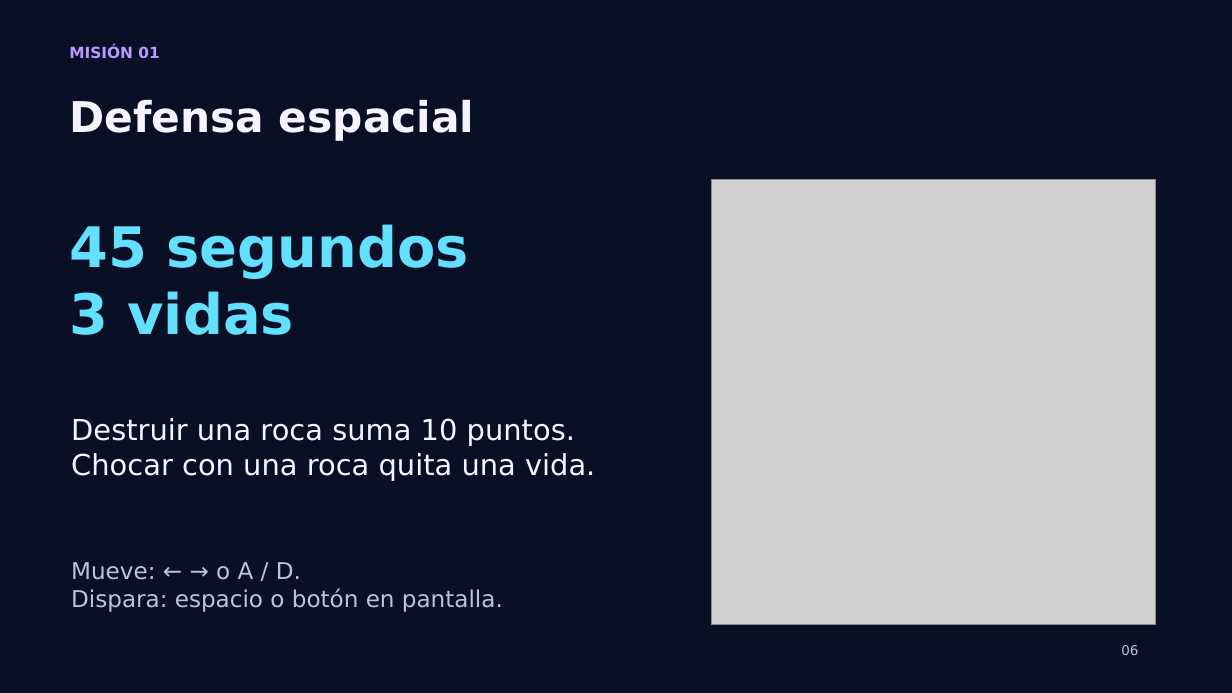
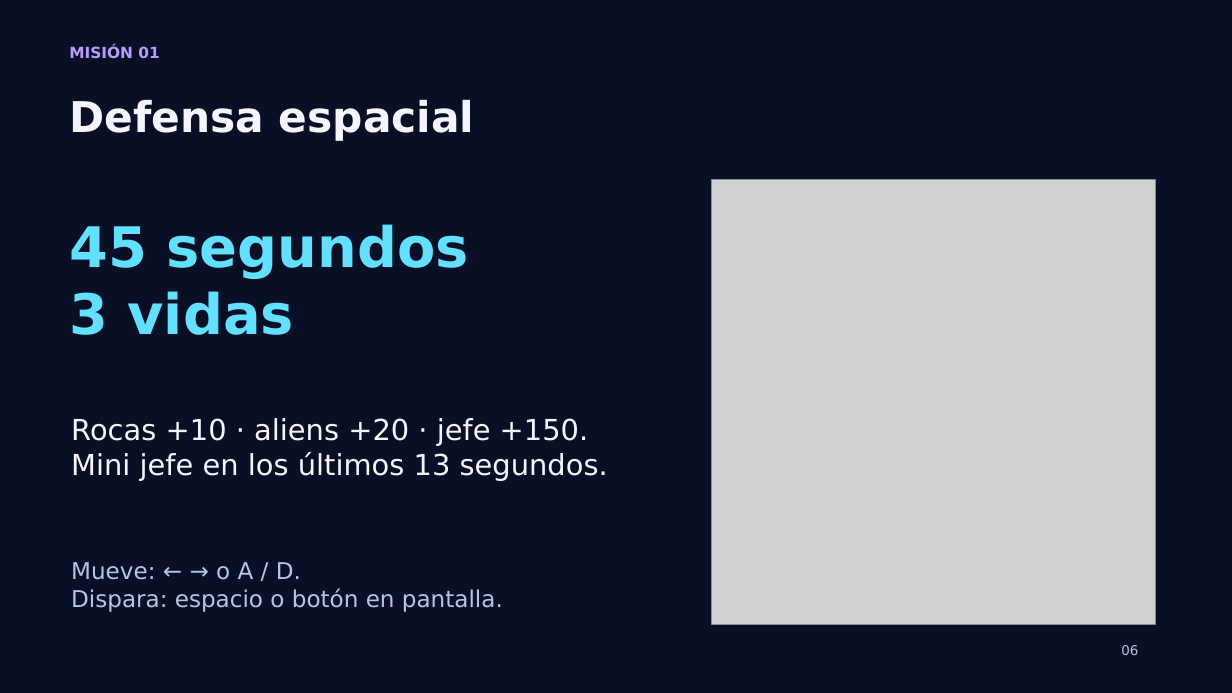
Before and after one commit to PaoloPelaezVillanueva/wie-chincha, a slide deck: slide 6 of Mision_WIE_Chincha_Taller.pptx. Drawn at 1232x693 pixels with LibreOffice and Linux fonts; fonts in the diff are those of the drawing; grey boxes stand for pictures. Boxes give left, top, right and bottom in pixels: in the first picture for what was removed or moved away, otherwise in the second. Text is boxed around its words. In the diff, an @@ line names an element or a change of style, - is before the commit and + after.

```diff
--- a/Mision_WIE_Chincha_Taller.pptx
+++ b/Mision_WIE_Chincha_Taller.pptx
@@ text at (x1=71, y1=418, x2=608, y2=481): text changed @@
-Destruir una roca suma 10 puntos.
-Chocar con una roca quita una vida.
+Rocas +10 · aliens +20 · jefe +150.
+Mini jefe en los últimos 13 segundos.
```
Also in this commit, not shown: 1 other slide changed, 4 other files.
